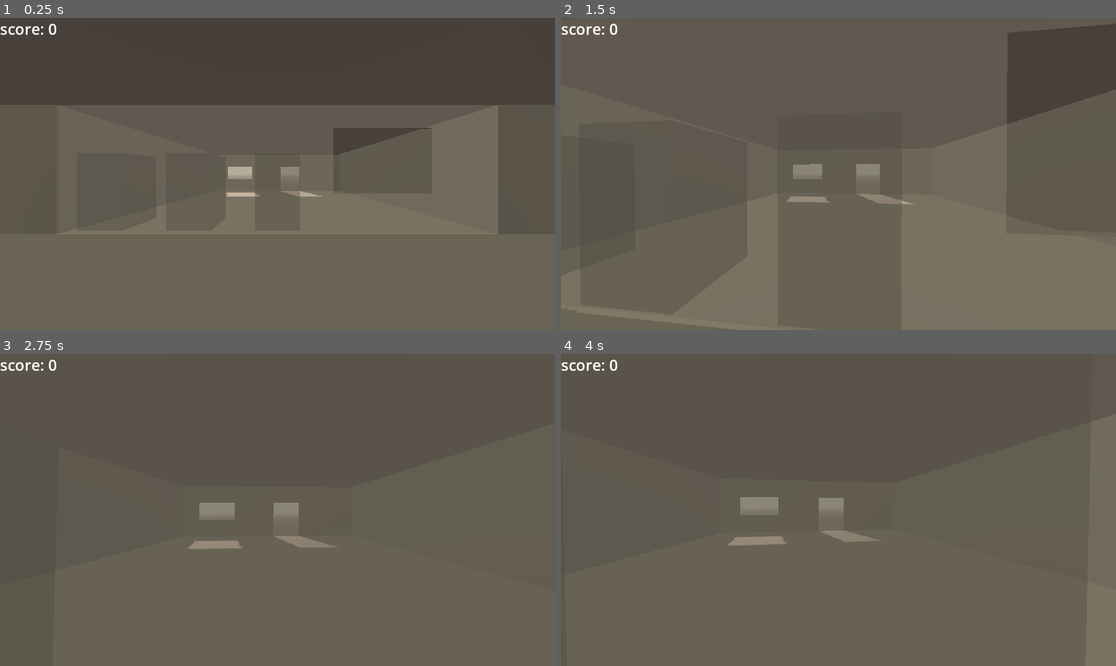
Above: before the commit, frames 1-4 (two rows, left to right).
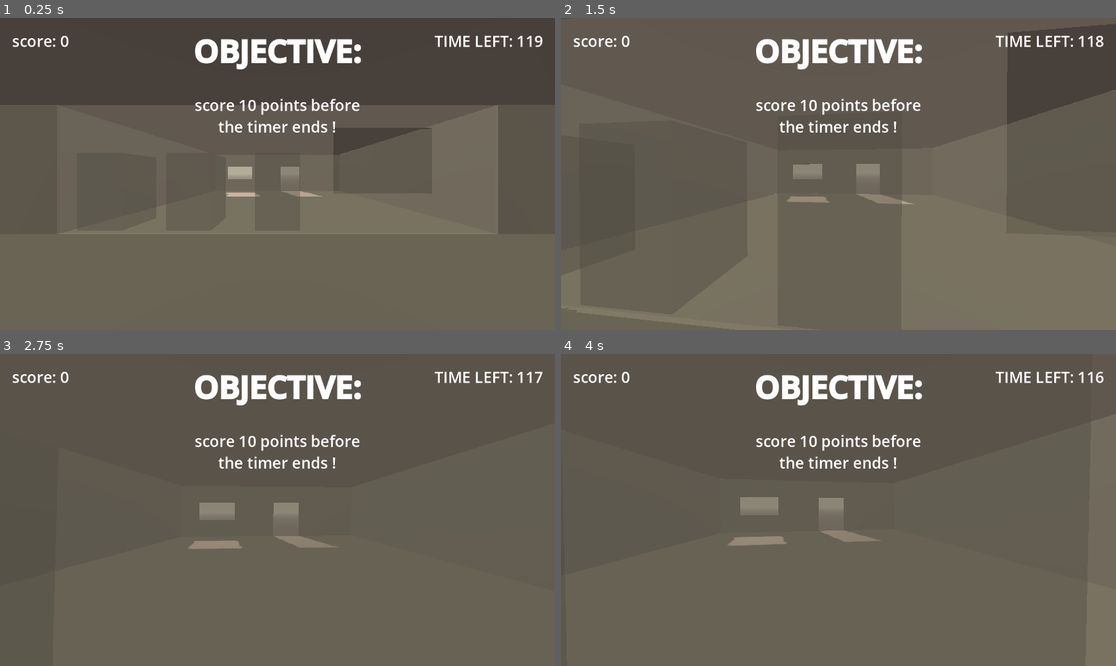
Above: after the commit, the same moments.

Repository: Sunday-Studio-Team/cafe
Game: Godot game, scene res://main.tscn
Same seed, same stepped clock (60 frames per second), same inputs: the game is played once before the commit and once after it.
Inputs (mouse positions are in pixels of both pictures, inside the frame that each line leads up to):
- Up to frame 1 (0.25 s): no input
- Up to frame 2 (1.5 s): tap Enter at 0.5 s; move the mouse to (866, 174) at 0.52 s; hold W (move_forward) from 0.53 s (still down); tap E (interact) at 0.6, 1.35 s; move the mouse to (810, 174) at 1.27 s
- Up to frame 3 (2.75 s): keep holding W (move_forward); move the mouse to (288, 503) at 2.02 s; tap I at 2.1 s; tap E (interact) at 2.3 s
- Up to frame 4 (4 s): keep holding W (move_forward); tap Space at 2.75 s; move the mouse to (832, 516) at 2.77 s; tap E (interact) at 2.85, 3.6 s; tap Enter at 3.5 s; move the mouse to (877, 513) at 3.52 s

The runs differ from the first frame. In frame 1, 2.9% of the frame differs, in the area x 0-98%, y 1-37%; in frame 2, 2.9%; in frame 3, 2.9%; in frame 4, 2.9%.

Commit message:
add game loop with timer and win/loss

Diff:
--- a/godot/events.gd
+++ b/godot/events.gd
@@ -4,3 +4,4 @@
 signal customer_entered
 signal customer_approached_machine(customer: Customer)
 signal customer_left_machine(customer: Customer)
+signal time_up
--- a/godot/global.gd
+++ b/godot/global.gd
@@ -11,6 +11,7 @@
 var customer_leaving_spot: Marker3D
 var drinks: Array[Drink]
 var score: int = 0
+var goal_score: int = 10
 
 
 func _ready() -> void:
--- a/godot/main.gd
+++ b/godot/main.gd
@@ -5,6 +5,7 @@
 @export var customer_scene: PackedScene
 @export var spot_for_customer_entry: Marker3D
 @export var customer_leaving_spot: Marker3D
+@export var game_timer: Timer
 
 
 func _ready() -> void:
@@ -13,6 +14,7 @@
 	Global.customer_leaving_spot = customer_leaving_spot
 
 	customer_spawn_timer.timeout.connect(_on_customer_spawn_timer_timeout)
+	game_timer.timeout.connect(_on_game_timer_timeout)
 
 	Events.customer_approached_machine.connect(_on_customer_approached_machine)
 
@@ -30,6 +32,13 @@
 	Events.customer_approached_machine.emit(customer)
 
 
+func _on_game_timer_timeout() -> void:
+	Events.time_up.emit()
+	await get_tree().create_timer(5, false).timeout
+	Global.score = 0
+	get_tree().reload_current_scene()
+
+
 func _on_customer_approached_machine(customer: Customer) -> void:
 	var machine: Machine = null
 	while machine == null or machine.customer:
--- a/godot/main.tscn
+++ b/godot/main.tscn
@@ -24,13 +24,14 @@
 transparency = 1
 albedo_color = Color(1, 1, 1, 0.29411766)
 
-[node name="Main" type="Node3D" unique_id=1806237155 node_paths=PackedStringArray("machines", "customer_spawn_timer", "spot_for_customer_entry", "customer_leaving_spot")]
+[node name="Main" type="Node3D" unique_id=1806237155 node_paths=PackedStringArray("machines", "customer_spawn_timer", "spot_for_customer_entry", "customer_leaving_spot", "game_timer")]
 script = ExtResource("1_ig7tw")
 machines = [NodePath("Machines/Machine"), NodePath("Machines/Machine2"), NodePath("Machines/Machine3")]
 customer_spawn_timer = NodePath("CustomerSpawnTimer")
 customer_scene = ExtResource("3_h2yge")
 spot_for_customer_entry = NodePath("CustomerEntrySpot")
 customer_leaving_spot = NodePath("CustomerLeavingSpot")
+game_timer = NodePath("GameTimer")
 
 [node name="WorldEnvironment" type="WorldEnvironment" parent="." unique_id=992581230]
 environment = SubResource("Environment_h2yge")
@@ -116,13 +117,22 @@
 wait_time = 5.0
 autostart = true
 
+[node name="GameTimer" type="Timer" parent="." unique_id=1146845976]
+wait_time = 120.0
+one_shot = true
+autostart = true
+
 [node name="Player" parent="." unique_id=1025923804 instance=ExtResource("4_1bvp3")]
 transform = Transform3D(1, 0, 0, 0, 1, 0, 0, 0, 1, 0, 0, 8)
 
-[node name="UI" type="CanvasLayer" parent="." unique_id=1922723680 node_paths=PackedStringArray("score_label", "interactable_label")]
+[node name="UI" type="CanvasLayer" parent="." unique_id=1922723680 node_paths=PackedStringArray("score_label", "interactable_label", "game_timer", "time_left_label", "objective", "end_text")]
 script = ExtResource("5_lquwl")
 score_label = NodePath("MarginContainer/Score")
 interactable_label = NodePath("MarginContainer/Interactable")
+game_timer = NodePath("../GameTimer")
+time_left_label = NodePath("MarginContainer/TimeLeft")
+objective = NodePath("MarginContainer/Objective")
+end_text = NodePath("MarginContainer/EndText")
 
 [node name="MarginContainer" type="MarginContainer" parent="UI" unique_id=192377891]
 anchors_preset = 15
@@ -131,6 +141,10 @@
 grow_horizontal = 2
 grow_vertical = 2
 mouse_filter = 2
+theme_override_constants/margin_left = 25
+theme_override_constants/margin_top = 25
+theme_override_constants/margin_right = 25
+theme_override_constants/margin_bottom = 25
 
 [node name="Score" type="Label" parent="UI/MarginContainer" unique_id=103958680]
 layout_mode = 2
@@ -147,6 +161,36 @@
 text = "[E] interact"
 horizontal_alignment = 1
 vertical_alignment = 1
+
+[node name="TimeLeft" type="Label" parent="UI/MarginContainer" unique_id=481278116]
+layout_mode = 2
+size_flags_horizontal = 8
+size_flags_vertical = 0
+theme_override_font_sizes/font_size = 32
+text = "TIME LEFT: 0"
+
+[node name="Objective" type="RichTextLabel" parent="UI/MarginContainer" unique_id=2027255565]
+custom_minimum_size = Vector2(400, 250)
+layout_mode = 2
+size_flags_horizontal = 4
+size_flags_vertical = 0
+theme_override_font_sizes/normal_font_size = 32
+theme_override_font_sizes/bold_font_size = 64
+bbcode_enabled = true
+text = "[b]OBJECTIVE:[/b]
+
+score 10 points before the timer ends !"
+horizontal_alignment = 1
+
+[node name="EndText" type="RichTextLabel" parent="UI/MarginContainer" unique_id=545591058]
+custom_minimum_size = Vector2(400, 250)
+layout_mode = 2
+size_flags_horizontal = 4
+size_flags_vertical = 8
+theme_override_font_sizes/normal_font_size = 32
+theme_override_font_sizes/bold_font_size = 64
+bbcode_enabled = true
+horizontal_alignment = 1
 
 [node name="PauseMenu" type="CanvasLayer" parent="." unique_id=359855339]
 process_mode = 3
--- a/godot/ui.gd
+++ b/godot/ui.gd
@@ -2,10 +2,23 @@
 
 @export var score_label: Label
 @export var interactable_label: RichTextLabel
+@export var game_timer: Timer
+@export var time_left_label: Label
+@export var objective: RichTextLabel
+@export var end_text: RichTextLabel
+
+
+func _ready() -> void:
+	Events.time_up.connect(_on_time_up)
+
+	await get_tree().create_timer(5, false).timeout
+	objective.hide()
 
 
 func _physics_process(_delta: float) -> void:
 	score_label.text = "score: " + str(Global.score)
+	time_left_label.text = "TIME LEFT: " + str(int(game_timer.time_left))
+
 	if Global.hovered_interactable != null:
 		interactable_label.text = (
 			"[E] interact - "
@@ -14,3 +27,10 @@
 		interactable_label.show()
 	else:
 		interactable_label.hide()
+
+
+func _on_time_up() -> void:
+	if Global.score >= Global.goal_score:
+		end_text.text = "[color=green][b]you win !"
+	else:
+		end_text.text = "[color=red][b]you lose !"
Not shown, changed: godot/todo.md
